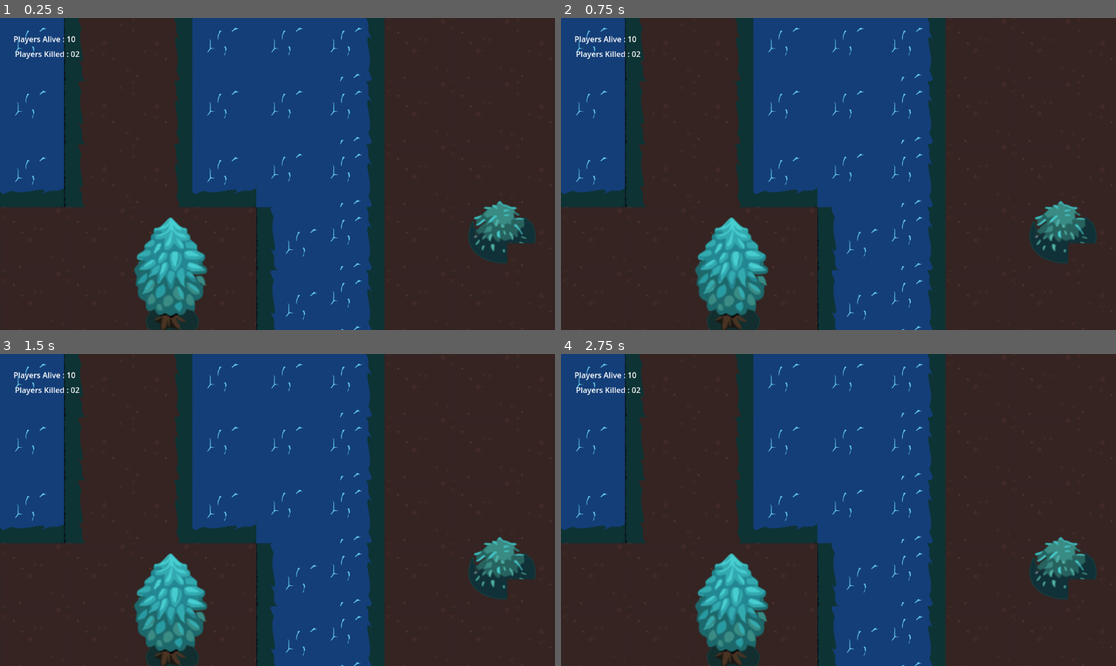
Above: before the commit, frames 1-4 (two rows, left to right).
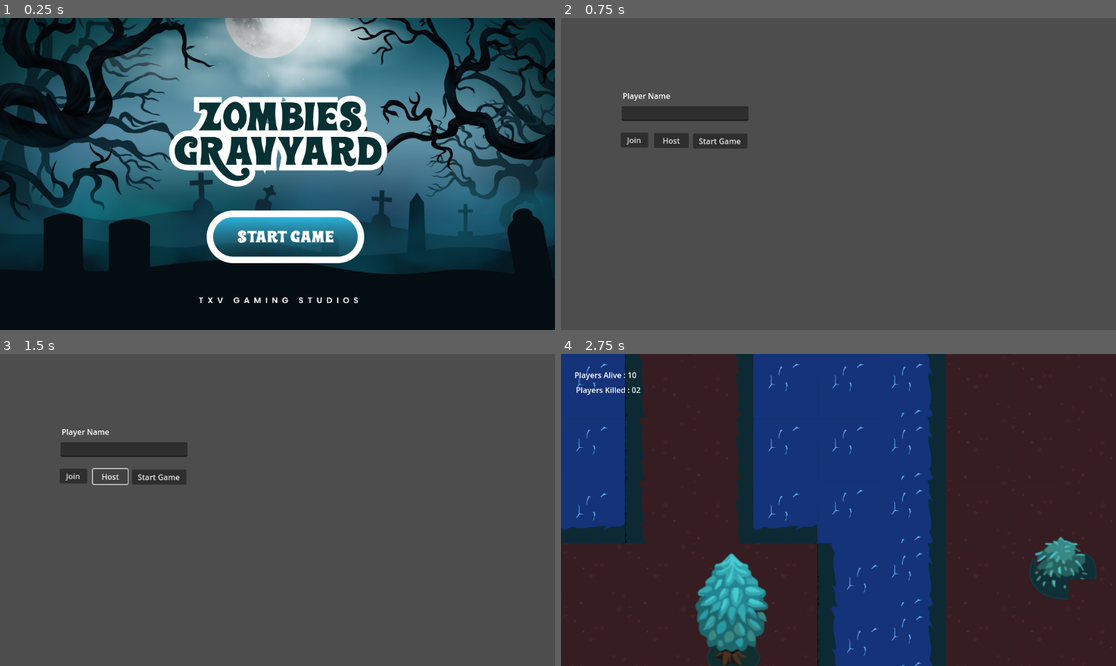
Above: after the commit, the same moments.

Repository: slashritesh/txv-zombie-game
Game: Godot game, scene res://StartScreen.tscn
Same seed, same stepped clock (60 frames per second), same inputs: the game is played once before the commit and once after it. Before the commit the project starts from res://level/level.tscn.
Inputs (mouse positions are in pixels of both pictures, inside the frame that each line leads up to):
- Up to frame 1 (0.25 s): no input
- Up to frame 2 (0.75 s): click (849, 236) at 0.52 s
- Up to frame 3 (1.5 s): click (111, 475) at 1.25 s, where only the run after the commit has a clickable "Host"
- Up to frame 4 (2.75 s): click (721, 475) at 2 s, where only the run after the commit has a clickable "Start Game"

The runs differ from the first frame. In frame 1, 97% of the frame differs, in the area x 0-100%, y 0-100%; in frame 2, 99%; in frame 3, 99%; in frame 4, 0.3%.
Error after the commit: Invalid operands 'String' and 'int' in operator '+'. (res://multiplyer-control/multiplayerController.gd:68)

Commit message:
changing enemy

Diff:
--- /dev/null
+++ b/StartScreen.gd
@@ -0,0 +1,17 @@
+extends Control
+
+
+# Called when the node enters the scene tree for the first time.
+func _ready():
+	pass # Replace with function body.
+
+
+# Called every frame. 'delta' is the elapsed time since the previous frame.
+func _process(delta):
+	pass
+
+
+func _on_button_pressed():
+	print("Start game button pressed")
+	get_tree().change_scene_to_file("res://multiplyer-control/multiplayerScene.tscn")
+	pass # Replace with function body.
--- /dev/null
+++ b/StartScreen.tscn
@@ -0,0 +1,35 @@
+[gd_scene load_steps=5 format=3 uid="uid://pagxlb43pelj"]
+
+[ext_resource type="Script" path="res://StartScreen.gd" id="1_0l6cl"]
+[ext_resource type="Texture2D" uid="uid://dxjp1vs6paa5a" path="res://assets/game-main-screen (1).png" id="1_gq3j5"]
+[ext_resource type="Texture2D" uid="uid://lhsyf1xggl2h" path="res://assets/Group 69.png" id="2_47gqa"]
+
+[sub_resource type="StyleBoxTexture" id="StyleBoxTexture_27uhy"]
+
+[node name="Strat Screen" type="Control"]
+layout_mode = 3
+anchors_preset = 15
+anchor_right = 1.0
+anchor_bottom = 1.0
+offset_right = -1152.0
+offset_bottom = -648.0
+grow_horizontal = 2
+grow_vertical = 2
+script = ExtResource("1_0l6cl")
+
+[node name="Game-main-screen(1)" type="Sprite2D" parent="."]
+position = Vector2(578.889, 320.75)
+scale = Vector2(0.606019, 0.606018)
+texture = ExtResource("1_gq3j5")
+
+[node name="Button" type="Button" parent="."]
+layout_mode = 0
+offset_left = 429.0
+offset_top = 400.0
+offset_right = 761.0
+offset_bottom = 509.0
+theme_override_styles/normal = SubResource("StyleBoxTexture_27uhy")
+icon = ExtResource("2_47gqa")
+expand_icon = true
+
+[connection signal="pressed" from="Button" to="." method="_on_button_pressed"]
--- a/level/SceneManager.gd
+++ b/level/SceneManager.gd
@@ -1,6 +1,7 @@
 extends Node2D
 
 @export var PlayerScene : PackedScene
+
 
 func _ready():
 	var index = 0
@@ -17,7 +18,5 @@
 	pass
 
 
-
 func _process(_delta):
-
 	pass
--- a/level/level.tscn
+++ b/level/level.tscn
@@ -1,19 +1,13 @@
-[gd_scene load_steps=28 format=3 uid="uid://cnbp72ptdxuik"]
+[gd_scene load_steps=26 format=3 uid="uid://cnbp72ptdxuik"]
 
 [ext_resource type="Script" path="res://level/SceneManager.gd" id="1_t2omd"]
 [ext_resource type="Texture2D" uid="uid://dkk4s7ogc4kwq" path="res://assets/gravyyard-bg.png" id="1_vrqww"]
 [ext_resource type="PackedScene" uid="uid://5uits3o3c8h1" path="res://player/player.tscn" id="1_w602y"]
 [ext_resource type="Texture2D" uid="uid://5r4jmexajyvx" path="res://assets/main/grass.svg" id="2_bfira"]
-[ext_resource type="PackedScene" uid="uid://nxfle8d21b7h" path="res://zombie/zombie.tscn" id="3_esuh1"]
 [ext_resource type="Texture2D" uid="uid://iwil4yr5albi" path="res://assets/main/soil.svg" id="3_wxjev"]
 [ext_resource type="Texture2D" uid="uid://rp2lwgln4ju4" path="res://assets/main/water.svg" id="4_wfulh"]
 [ext_resource type="Texture2D" uid="uid://coeexiftx1xni" path="res://assets/main-obj.svg" id="5_loj17"]
 [ext_resource type="Script" path="res://level/ui.gd" id="8_x2sxm"]
-
-[sub_resource type="NavigationPolygon" id="NavigationPolygon_k88nj"]
-vertices = PackedVector2Array(-381.008, -206.457, 370.547, -200.765, 374.999, 141.604, -376.557, 164.093)
-polygons = Array[PackedInt32Array]([PackedInt32Array(0, 1, 2, 3)])
-outlines = Array[PackedVector2Array]([PackedVector2Array(-381.008, -206.457, 370.547, -200.765, 374.999, 141.604, -376.557, 164.093)])
 
 [sub_resource type="NavigationPolygon" id="NavigationPolygon_u4gvv"]
 vertices = PackedVector2Array(-66.5, -65.5, 66.5, -65.5, 66.5, 65.5, -66.5, 65.5)
@@ -602,26 +596,17 @@
 region_enabled = true
 region_rect = Rect2(-7569.66, -4785.81, 752.005, 395.822)
 
-[node name="NavigationRegion2D" type="NavigationRegion2D" parent="ground/Gravyyard-bg"]
-navigation_polygon = SubResource("NavigationPolygon_k88nj")
-enabled = false
-navigation_layers = 7
-travel_cost = 3.0
-
 [node name="TileMap" type="TileMap" parent="ground"]
+modulate = Color(1, 0.815686, 1, 1)
 tile_set = SubResource("TileSet_x4i44")
 format = 2
 layer_0/tile_data = PackedInt32Array(-262157, 65536, 1, -262156, 65536, 1, -262155, 65536, 1, -262154, 65536, 1, -26215 …(22679 unchanged characters)…
 
 [node name="obstacles" type="TileMap" parent="ground"]
+modulate = Color(1, 0.980392, 1, 1)
 tile_set = SubResource("TileSet_oc3h3")
 format = 2
 layer_0/tile_data = PackedInt32Array(327671, 196608, 1, 393207, 196608, 2, 458743, 196608, 3, 327672, 262144, 1, 393208 …(6570 unchanged characters)…
-
-[node name="enemies" type="Node2D" parent="."]
-
-[node name="zombie" parent="enemies" instance=ExtResource("3_esuh1")]
-position = Vector2(2566, -161)
 
 [node name="ui" type="CanvasLayer" parent="."]
 script = ExtResource("8_x2sxm")
@@ -640,10 +625,97 @@
 offset_bottom = 89.0
 text = "Killed : "
 
-[node name="spawnLocations" type="Node" parent="."]
-
-[node name="0" type="Node2D" parent="spawnLocations" groups=["playerSpawnPoint"]]
-position = Vector2(2716, -97)
-
-[node name="1" type="Node2D" parent="spawnLocations" groups=["playerSpawnPoint"]]
-position = Vector2(2511, -299)
+[node name="PlayerspawnLocations" type="Node" parent="."]
+
+[node name="0" type="Node2D" parent="PlayerspawnLocations" groups=["playerSpawnPoint"]]
+position = Vector2(2777, -9)
+
+[node name="1" type="Node2D" parent="PlayerspawnLocations" groups=["playerSpawnPoint"]]
+position = Vector2(2578, -401)
+
+[node name="2" type="Node2D" parent="PlayerspawnLocations" groups=["playerSpawnPoint"]]
+position = Vector2(2278, -485)
+
+[node name="3" type="Node2D" parent="PlayerspawnLocations" groups=["playerSpawnPoint"]]
+position = Vector2(2254, 66)
+
+[node name="4" type="Node2D" parent="PlayerspawnLocations" groups=["playerSpawnPoint"]]
+position = Vector2(3033, -437)
+
+[node name="5" type="Node2D" parent="PlayerspawnLocations" groups=["playerSpawnPoint"]]
+position = Vector2(1919, -317)
+
+[node name="6" type="Node2D" parent="PlayerspawnLocations" groups=["playerSpawnPoint"]]
+position = Vector2(2806, -1060)
+
+[node name="7" type="Node2D" parent="PlayerspawnLocations" groups=["playerSpawnPoint"]]
+position = Vector2(744, -1120)
+
+[node name="8" type="Node2D" parent="PlayerspawnLocations" groups=["playerSpawnPoint"]]
+position = Vector2(-2720, 282)
+
+[node name="9" type="Node2D" parent="PlayerspawnLocations" groups=["playerSpawnPoint"]]
+position = Vector2(-1917, -365)
+
+[node name="10" type="Node2D" parent="PlayerspawnLocations" groups=["playerSpawnPoint"]]
+position = Vector2(-1174, 726)
+
+[node name="11" type="Node2D" parent="PlayerspawnLocations" groups=["playerSpawnPoint"]]
+position = Vector2(2638, 762)
+
+[node name="12" type="Node2D" parent="PlayerspawnLocations" groups=["playerSpawnPoint"]]
+position = Vector2(-2384, 1085)
+
+[node name="13" type="Node2D" parent="PlayerspawnLocations" groups=["playerSpawnPoint"]]
+position = Vector2(1104, 1948)
+
+[node name="14" type="Node2D" parent="PlayerspawnLocations" groups=["playerSpawnPoint"]]
+position = Vector2(3154, 1169)
+
+[node name="15" type="Node2D" parent="PlayerspawnLocations" groups=["playerSpawnPoint"]]
+position = Vector2(1607, 1169)
+
+[node name="16" type="Node2D" parent="PlayerspawnLocations" groups=["playerSpawnPoint"]]
+position = Vector2(-1653, 2068)
+
+[node name="17" type="Node2D" parent="PlayerspawnLocations" groups=["playerSpawnPoint"]]
+position = Vector2(-2336, 7)
+
+[node name="18" type="Node2D" parent="PlayerspawnLocations" groups=["playerSpawnPoint"]]
+position = Vector2(-514, -281)
+
+[node name="19" type="Node2D" parent="PlayerspawnLocations" groups=["playerSpawnPoint"]]
+position = Vector2(301, 2032)
+
+[node name="20" type="Node2D" parent="PlayerspawnLocations" groups=["playerSpawnPoint"]]
+position = Vector2(-442, 858)
+
+[node name="21" type="Node2D" parent="PlayerspawnLocations" groups=["playerSpawnPoint"]]
+position = Vector2(2255, 1361)
+
+[node name="22" type="Node2D" parent="PlayerspawnLocations" groups=["playerSpawnPoint"]]
+position = Vector2(-1413, -808)
+
+[node name="23" type="Node2D" parent="PlayerspawnLocations" groups=["playerSpawnPoint"]]
+position = Vector2(-1293, 1541)
+
+[node name="24" type="Node2D" parent="PlayerspawnLocations" groups=["playerSpawnPoint"]]
+position = Vector2(193, -665)
+
+[node name="25" type="Node2D" parent="PlayerspawnLocations" groups=["playerSpawnPoint"]]
+position = Vector2(960, 1469)
+
+[node name="26" type="Node2D" parent="PlayerspawnLocations" groups=["playerSpawnPoint"]]
+position = Vector2(-1401, -149)
+
+[node name="27" type="Node2D" parent="PlayerspawnLocations" groups=["playerSpawnPoint"]]
+position = Vector2(2195, 1984)
+
+[node name="28" type="Node2D" parent="PlayerspawnLocations" groups=["playerSpawnPoint"]]
+position = Vector2(2914, 1757)
+
+[node name="29" type="Node2D" parent="PlayerspawnLocations" groups=["playerSpawnPoint"]]
+position = Vector2(-2132, 1673)
+
+[node name="30" type="Node2D" parent="PlayerspawnLocations" groups=["playerSpawnPoint"]]
+position = Vector2(-2360, -521)
--- /dev/null
+++ b/lobby_scene.tscn
@@ -0,0 +1,43 @@
+[gd_scene load_steps=6 format=3 uid="uid://0hcvplr0g35k"]
+
+[ext_resource type="Texture2D" uid="uid://duiwlrgg7mm1s" path="res://assets/lobbyscreen (1).png" id="2_cjfxt"]
+[ext_resource type="Texture2D" uid="uid://droyit7ifc0ep" path="res://assets/joinbtn.png" id="2_sf6wd"]
+
+[sub_resource type="StyleBoxTexture" id="StyleBoxTexture_bvy38"]
+
+[sub_resource type="StyleBoxFlat" id="StyleBoxFlat_ts21v"]
+bg_color = Color(0.623529, 0.588235, 0.607843, 0)
+
+[sub_resource type="Theme" id="Theme_gprx3"]
+LineEdit/styles/normal = SubResource("StyleBoxFlat_ts21v")
+
+[node name="Lobby Scene" type="Control"]
+layout_mode = 3
+anchors_preset = 15
+anchor_right = 1.0
+anchor_bottom = 1.0
+grow_horizontal = 2
+grow_vertical = 2
+
+[node name="Lobbyscreen(1)" type="Sprite2D" parent="."]
+position = Vector2(579.111, 333.5)
+scale = Vector2(0.607407, 0.613889)
+texture = ExtResource("2_cjfxt")
+
+[node name="Button2" type="Button" parent="."]
+layout_mode = 0
+offset_left = 429.0
+offset_top = 400.0
+offset_right = 761.0
+offset_bottom = 509.0
+theme_override_styles/normal = SubResource("StyleBoxTexture_bvy38")
+icon = ExtResource("2_sf6wd")
+expand_icon = true
+
+[node name="LineEdit" type="LineEdit" parent="."]
+layout_mode = 0
+offset_left = 387.0
+offset_top = 214.0
+offset_right = 766.0
+offset_bottom = 286.0
+theme = SubResource("Theme_gprx3")
--- a/multiplyer-control/multiplayerController.gd
+++ b/multiplyer-control/multiplayerController.gd
@@ -30,7 +30,7 @@
 func connected_to_server():
 	print("Connected to server!")
 	SendPlayerInformation.rpc_id(1,$playername.text,multiplayer.get_unique_id())
-	print("work")
+
 
 #called only from client
 func connection_failed():
@@ -42,13 +42,13 @@
 		GameManager.players[id] = {
 			"name" : name,
 			"id": id,
-			"Score" : 0
+			"is_Zombie" : false
 		}
 
 	if multiplayer.is_server():
 		for i in GameManager.players:
 			SendPlayerInformation.rpc(GameManager.players[i].name,i)
-	print("send info",name,id)
+	#print("send info",name,id)
 	pass
 
 @rpc("any_peer","call_local")
--- a/multiplyer-control/multiplayerScene.tscn
+++ b/multiplyer-control/multiplayerScene.tscn
@@ -14,43 +14,43 @@
 
 [node name="join" type="Button" parent="."]
 layout_mode = 0
-offset_left = 118.0
-offset_top = 160.0
-offset_right = 175.0
-offset_bottom = 191.0
+offset_left = 124.0
+offset_top = 238.0
+offset_right = 181.0
+offset_bottom = 269.0
 text = "Join
 "
 
 [node name="host" type="Button" parent="."]
 layout_mode = 0
-offset_left = 187.0
-offset_top = 161.0
-offset_right = 259.0
-offset_bottom = 192.0
+offset_left = 193.0
+offset_top = 239.0
+offset_right = 265.0
+offset_bottom = 270.0
 text = "Host
 "
 
 [node name="start_game" type="Button" parent="."]
 layout_mode = 0
-offset_left = 268.0
-offset_top = 162.0
-offset_right = 381.0
-offset_bottom = 193.0
+offset_left = 274.0
+offset_top = 240.0
+offset_right = 387.0
+offset_bottom = 271.0
 text = "Start Game"
 
 [node name="playername" type="LineEdit" parent="."]
 layout_mode = 0
-offset_left = 120.0
-offset_top = 116.0
-offset_right = 383.0
-offset_bottom = 147.0
+offset_left = 126.0
+offset_top = 183.0
+offset_right = 389.0
+offset_bottom = 214.0
 
 [node name="Label" type="Label" parent="."]
 layout_mode = 0
-offset_left = 122.0
-offset_top = 83.0
-offset_right = 221.0
-offset_bottom = 109.0
+offset_left = 128.0
+offset_top = 150.0
+offset_right = 227.0
+offset_bottom = 176.0
 text = "Player Name"
 
 [connection signal="button_down" from="join" to="." method="_on_join_button_down"]
--- a/player/player.gd
+++ b/player/player.gd
@@ -1,18 +1,39 @@
 extends CharacterBody2D
 
-var speed = 500
-
+var speed = 300
+@export var switchScene : PackedScene
 
 func  _ready():
 	$MultiplayerSynchronizer.set_multiplayer_authority(str(name).to_int())
 	print("Player scene ready on instance with ID:", name)
-	pass
+	if $MultiplayerSynchronizer.get_multiplayer_authority() == multiplayer.get_unique_id():
+		$Camera2D.enabled = true
+	else:
+		$Camera2D.enabled = false
 
-func  _process(_delta):
+	if name == "1" :
+		GameManager.players[1].is_Zombie = true
+		print(name,GameManager.players.values())
+
+func  _process(delta):
 	if $MultiplayerSynchronizer.get_multiplayer_authority() == multiplayer.get_unique_id():
+		#Make_Zombie.rpc()
+		for i in GameManager.players:
+			var Player = GameManager.players[i]
+			if name == str(Player.id):
+				$Label.text = Player.name
+			if Player.is_Zombie:
+				$Label.text = ""
+		$Camera2D.make_current()
 		var direction = Input.get_vector("left","right","up","down")
 		velocity = direction * speed
 		move_and_slide()
+	pass
 
 
-	pass
+@rpc("any_peer","call_local")
+func Make_Zombie():
+	for i in GameManager.players:
+			var Player = GameManager.players[i]
+			if str(Player.id) == name && Player.is_Zombie == true:
+				get_tree().change_scene_to_packed(switchScene)
--- a/player/player.tscn
+++ b/player/player.tscn
@@ -1,10 +1,11 @@
-[gd_scene load_steps=5 format=3 uid="uid://5uits3o3c8h1"]
+[gd_scene load_steps=7 format=3 uid="uid://5uits3o3c8h1"]
 
 [ext_resource type="Script" path="res://player/player.gd" id="1_kkt1i"]
 [ext_resource type="Texture2D" uid="uid://dvm3lu3xo5i7e" path="res://assets/player.png" id="2_ctypt"]
+[ext_resource type="PackedScene" uid="uid://nxfle8d21b7h" path="res://zombie/zombie.tscn" id="2_m2gdm"]
 
 [sub_resource type="CircleShape2D" id="CircleShape2D_lex74"]
-radius = 26.0192
+radius = 33.1361
 
 [sub_resource type="SceneReplicationConfig" id="SceneReplicationConfig_7i4j5"]
 properties/0/path = NodePath(".:position")
@@ -15,21 +16,44 @@
 properties/1/spawn = true
 properties/1/sync = true
 properties/1/watch = false
+properties/2/path = NodePath("Label:text")
+properties/2/spawn = true
+properties/2/sync = true
+properties/2/watch = false
+
+[sub_resource type="CircleShape2D" id="CircleShape2D_qlydl"]
+radius = 57.0088
 
 [node name="player" type="CharacterBody2D"]
 position = Vector2(75, 58)
 script = ExtResource("1_kkt1i")
+switchScene = ExtResource("2_m2gdm")
 
-[node name="Player" type="Sprite2D" parent="."]
+[node name="playerSprite" type="Sprite2D" parent="."]
 position = Vector2(-1, -1)
 scale = Vector2(1.16055, 1.16055)
 texture = ExtResource("2_ctypt")
 
 [node name="CollisionShape2D" type="CollisionShape2D" parent="."]
-position = Vector2(0, 12)
+position = Vector2(-1, 14)
 shape = SubResource("CircleShape2D_lex74")
 
 [node name="MultiplayerSynchronizer" type="MultiplayerSynchronizer" parent="."]
 replication_config = SubResource("SceneReplicationConfig_7i4j5")
 
 [node name="Camera2D" type="Camera2D" parent="."]
+
+[node name="Label" type="Label" parent="."]
+offset_left = -40.0
+offset_top = -45.0
+offset_right = 36.0
+offset_bottom = -19.0
+text = "Player-01"
+
+[node name="Area2D" type="Area2D" parent="."]
+
+[node name="CollisionShape2D" type="CollisionShape2D" parent="Area2D"]
+position = Vector2(-2, 13)
+shape = SubResource("CircleShape2D_qlydl")
+
+[connection signal="body_entered" from="Area2D" to="." method="_on_area_2d_body_entered"]
--- a/project.godot
+++ b/project.godot
@@ -11,7 +11,7 @@
 [application]
 
 config/name="Multiplayer-game"
-run/main_scene="res://level/level.tscn"
+run/main_scene="res://StartScreen.tscn"
 config/features=PackedStringArray("4.1", "Mobile")
 config/icon="res://icon.svg"
 
--- a/zombie/zombie.gd
+++ b/zombie/zombie.gd
@@ -1,23 +1,21 @@
 extends CharacterBody2D
 
 const speed = 300
-@onready var navigation_agent := $NavigationAgent2D as NavigationAgent2D
-@onready var current_player
+
+
 
 func _ready():
-	$Timer.start()
+	$MultiplayerSynchronizer.set_multiplayer_authority(str(name).to_int())
+	print("Player scene ready on instance with ID:", name)
+	if $MultiplayerSynchronizer.get_multiplayer_authority() == multiplayer.get_unique_id():
+		$Camera2D.enabled = true
+	else:
+		$Camera2D.enabled = false
 	pass
 
 func _physics_process(_delta: float):
-	var direction = to_local(navigation_agent.get_next_path_position()).normalized()
-	velocity = direction * speed
-	move_and_slide()
-
-func make_path():
-	var _allplayers = get_tree().get_nodes_in_group("playerSpawnPoint")
-
-
-
-
-func _on_timer_timeout():
-	make_path()
+	if $MultiplayerSynchronizer.get_multiplayer_authority() == multiplayer.get_unique_id():
+		$Camera2D.make_current()
+		var direction = Input.get_vector("left","right","up","down")
+		velocity = direction * speed
+		move_and_slide()
--- a/zombie/zombie.tscn
+++ b/zombie/zombie.tscn
@@ -9,6 +9,12 @@
 [sub_resource type="CircleShape2D" id="CircleShape2D_berkj"]
 radius = 78.0256
 
+[sub_resource type="SceneReplicationConfig" id="SceneReplicationConfig_8j8w1"]
+properties/0/path = NodePath(".:position")
+properties/0/spawn = true
+properties/0/sync = true
+properties/0/watch = false
+
 [node name="zombie" type="CharacterBody2D"]
 position = Vector2(159, 77)
 script = ExtResource("1_bhwyp")
@@ -17,16 +23,10 @@
 position = Vector2(3, -3)
 texture = ExtResource("2_4n0py")
 
-[node name="NavigationAgent2D" type="NavigationAgent2D" parent="."]
-debug_enabled = true
-
 [node name="CollisionShape2D" type="CollisionShape2D" parent="."]
 position = Vector2(-12, 18)
 shape = SubResource("CircleShape2D_dhwwr")
 debug_color = Color(0.529412, 0.396078, 0.792157, 0.419608)
-
-[node name="Timer" type="Timer" parent="."]
-wait_time = 0.5
 
 [node name="Area2D" type="Area2D" parent="."]
 
@@ -35,4 +35,8 @@
 shape = SubResource("CircleShape2D_berkj")
 debug_color = Color(0.788235, 0.396078, 0.439216, 0.419608)
 
-[connection signal="timeout" from="Timer" to="." method="_on_timer_timeout"]
+[node name="Camera2D" type="Camera2D" parent="."]
+position = Vector2(-159, -77)
+
+[node name="MultiplayerSynchronizer" type="MultiplayerSynchronizer" parent="."]
+replication_config = SubResource("SceneReplicationConfig_8j8w1")
Binary file added: assets/Group 69.png
Not shown, added: assets/Group 69.png.import
Binary file added: assets/game-main-screen (1).png
Not shown, added: assets/game-main-screen (1).png.import
Binary file added: assets/joinbtn.png
Not shown, added: assets/joinbtn.png.import
Binary file added: assets/lobbyscreen (1).png
Not shown, added: assets/lobbyscreen (1).png.import
Not shown, changed: export_presets.cfg
Not shown: 1 places in zombie/zombie.tscn that only renumber resources
